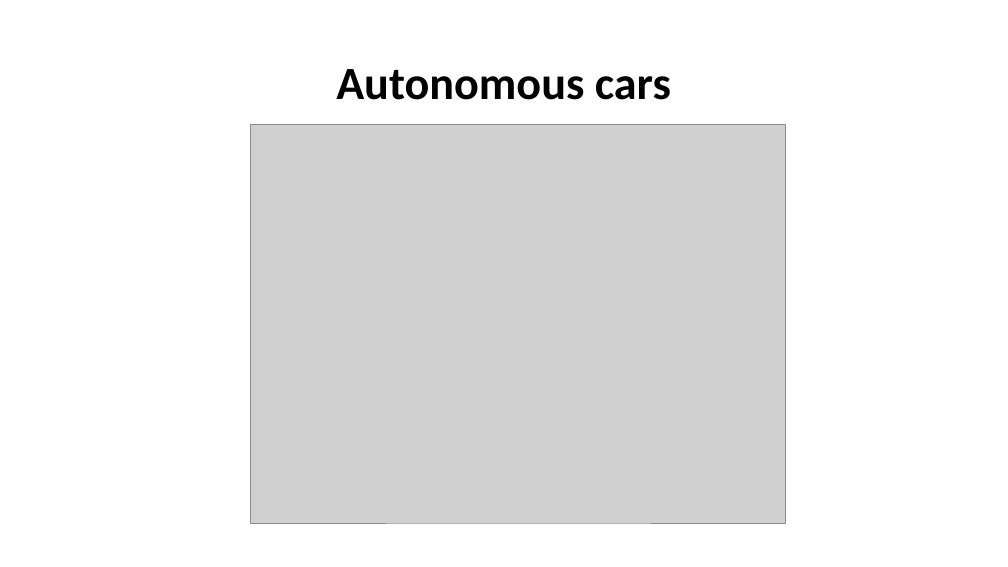
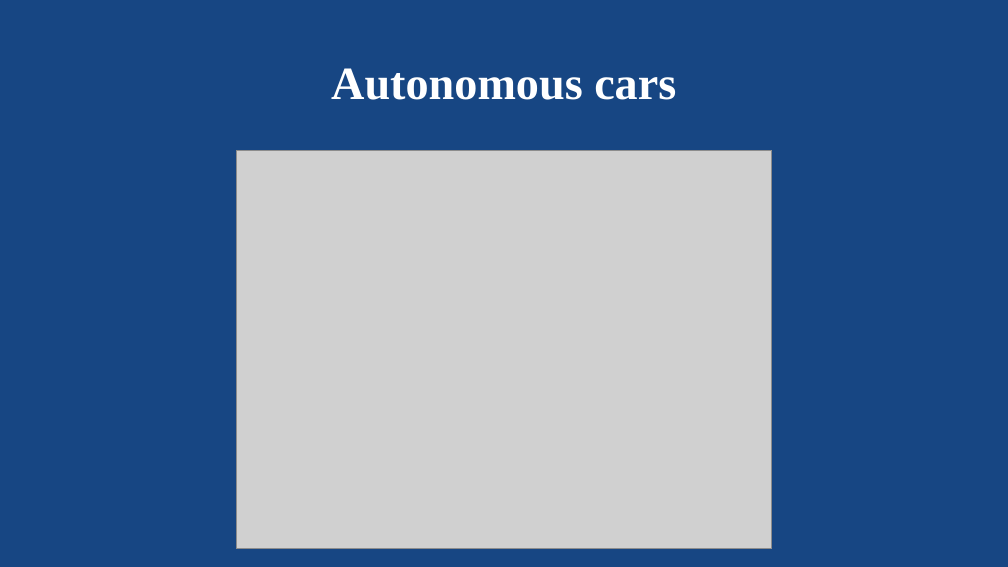
Before and after one commit to SaretMagnoslove/Machine_learning_Workshop, a slide deck: slide 10 of Presentation/WorkshopPresentation.pptx (slide 8 before the commit). Drawn at 1008x567 pixels with LibreOffice and Linux fonts; fonts in the diff are those of the drawing; grey boxes stand for pictures. Boxes give left, top, right and bottom in pixels: in the first picture for what was removed or moved away, otherwise in the second. Text is boxed around its words. In the diff, an @@ line names an element or a change of style, - is before the commit and + after.

```diff
--- a/Presentation/WorkshopPresentation.pptx
+++ b/Presentation/WorkshopPresentation.pptx
@@ background #FFFFFF to #174683 @@
@@ title "Autonomous cars" at <box>331,68,676,100</box>: font Calibri to Times New Roman, text colour #000000 to #FFFFFF @@
@@ picture: place and size @@
-picture at <box>250,125,786,523</box>
+picture at <box>236,150,772,548</box>
```
Also in this commit, not shown: 9 other slides changed, 3 slides added, 1 slide removed.
